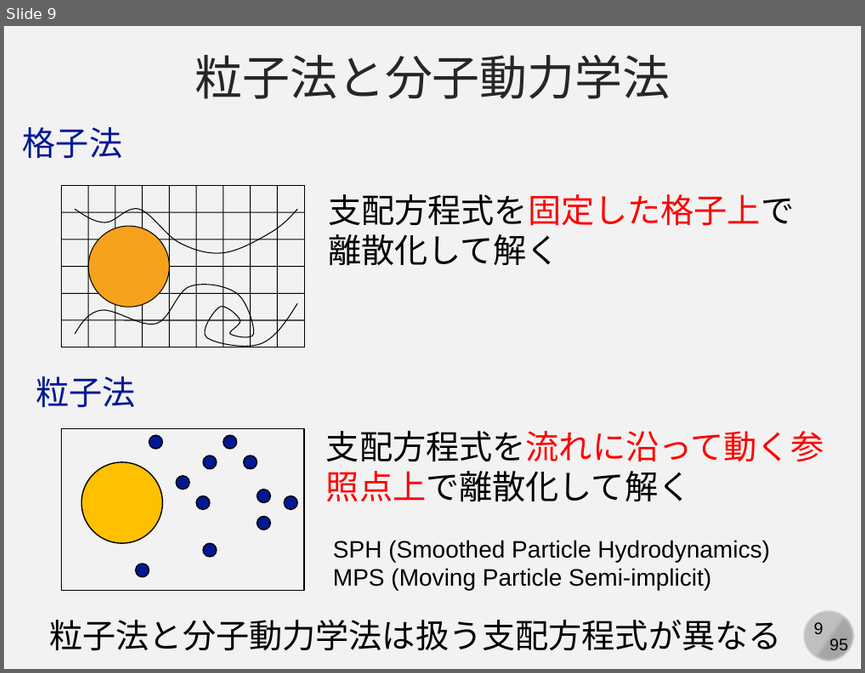
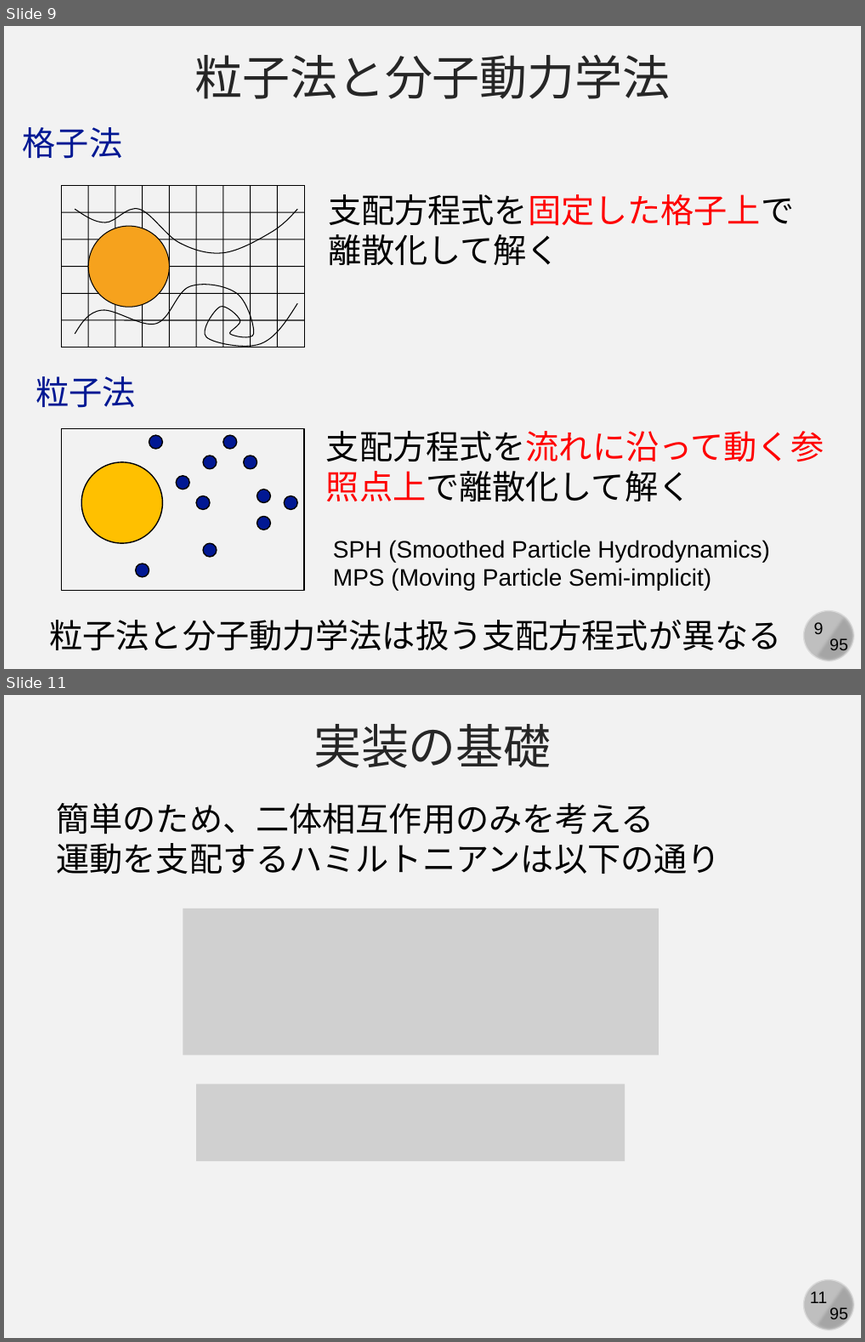
Before and after one commit to kaityo256/simulation_engineering, a slide deck: 07_md_implementation/simulation07.pptx. Shown one above the other, each under a label of ours: slide 9 before the commit, slides 9 and 11 after it; the slides between them are not shown. The pictures are 865x673 and 865x1342 pixels, drawn with LibreOffice and Linux fonts; fonts in the diff are those of the drawing; grey boxes stand for pictures. Boxes give left, top, right and bottom in pixels: in the first picture for what was removed or moved away, otherwise in the second. Text is boxed around its words. In the diff, an @@ line names an element or a change of style, - is before the commit and + after.

```diff
--- a/07_md_implementation/simulation07.pptx
+++ b/07_md_implementation/simulation07.pptx
@@ slide 11 added at <box>4,695,861,1338</box>, background #F2F2F2; not listed: 4 template elements that a slide beside it also shows @@
@@ text added at <box>313,724,551,768</box>, 40 pt, text #262626 @@
+実装の基礎
@@ text added at <box>56,803,720,873</box>, 28 pt, text #000000 @@
+簡単のため、二体相互作用のみを考える
+運動を支配するハミルトニアンは以下の通り
@@ picture added at <box>183,908,658,1055</box> @@
@@ picture added at <box>196,1084,624,1161</box> @@
```
Also in this commit, not shown: 7 slides changed, 1 other slide added.
